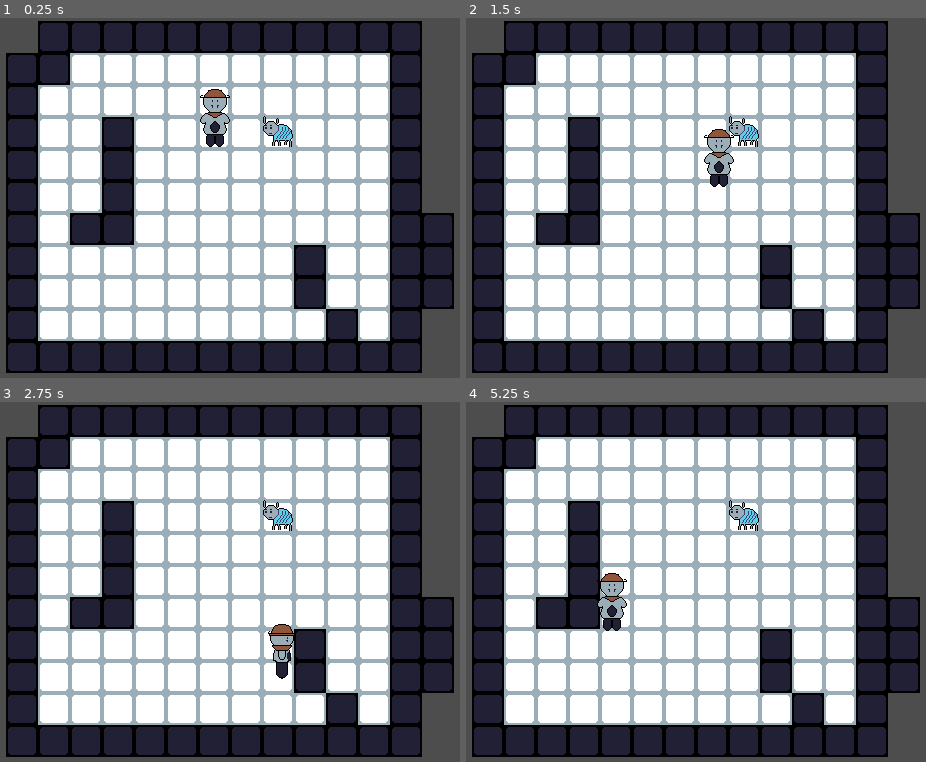
Above: before the commit, frames 1-4 (two rows, left to right).
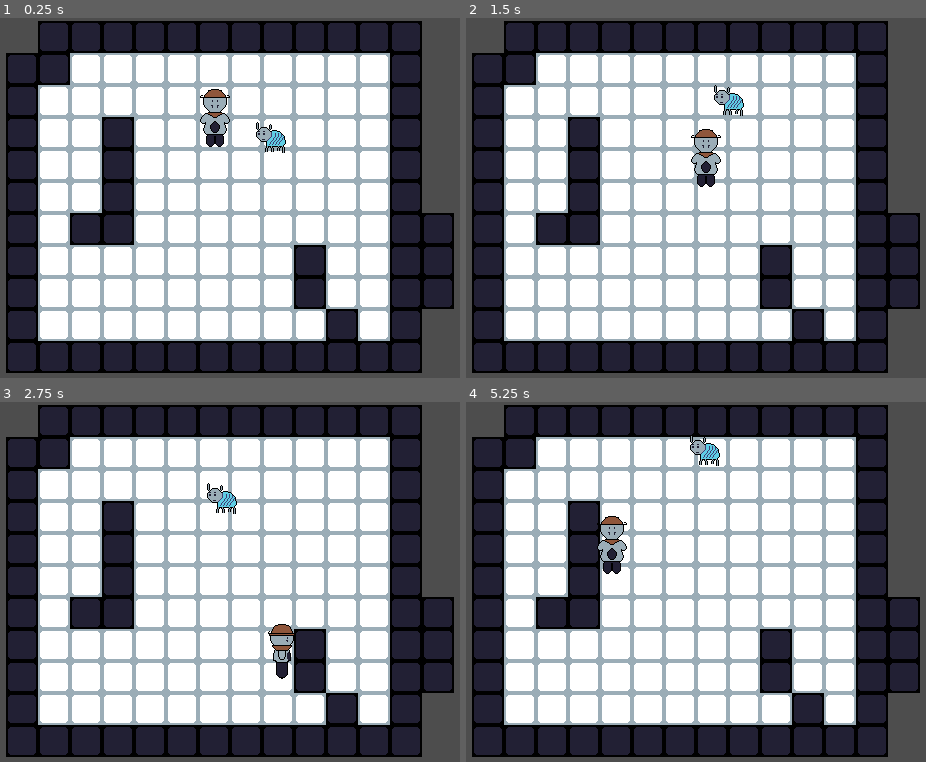
Above: after the commit, the same moments.

Repository: UltimateBlackGuy/Tundralocke
Game: Godot game, scene res://Scenes/root.tscn
Same seed, same stepped clock (60 frames per second), same inputs: the game is played once before the commit and once after it.
Inputs:
- Up to frame 1 (0.25 s): no input
- Up to frame 2 (1.5 s): hold D (right) 0.53-1.28 s; hold Down (down) from 1.28 s (still down)
- Up to frame 3 (2.75 s): release Down (down) at 2.03 s; hold D (right) from 2.03 s (still down)
- Up to frame 4 (5.25 s): release D (right) at 2.78 s; hold W (up) 2.78-3.53 s; hold A (left) 3.53-5.03 s; tap Enter at 5 s; hold Down (down) from 5.03 s (still down)

The runs differ from the first frame. In frame 1, 0.4% of the frame differs, in the area x 55-64%, y 27-38%; in frame 2, 1.4%; in frame 3, 0.6%; in frame 4, 1.9%, in the area x 28-64%, y 9-64%.

Commit message:
Finished Wandering Behavior
thanks to the big GPT for the math calculations

Diff:
--- a/Scenes/enemy.tscn
+++ b/Scenes/enemy.tscn
@@ -12,12 +12,15 @@
 [sub_resource type="CircleShape2D" id="CircleShape2D_287tu"]
 radius = 136.01471
 
-[node name="Enemy" type="CharacterBody2D" unique_id=1179272460]
+[node name="Enemy" type="CharacterBody2D" unique_id=1179272460 node_paths=PackedStringArray("NavAgent", "wander_area")]
 light_mask = 4
 visibility_layer = 7
 motion_mode = 1
 wall_min_slide_angle = 0.0
 script = ExtResource("1_1f0kj")
+speed = 40
+NavAgent = NodePath("Navigation/NavigationAgent2D")
+wander_area = NodePath("Aggro/AggroRange")
 
 [node name="CollisionShape2D" type="CollisionShape2D" parent="." unique_id=1888318202]
 position = Vector2(2, 2)
@@ -52,3 +55,4 @@
 [connection signal="timeout" from="Navigation/RecalcNavigation" to="." method="_on_recalc_navigation_timeout"]
 [connection signal="area_entered" from="Aggro/AggroRange" to="." method="_on_aggro_range_area_entered"]
 [connection signal="area_entered" from="Aggro/DeAggroRange" to="." method="_on_de_aggro_range_area_entered"]
+[connection signal="area_exited" from="Aggro/DeAggroRange" to="." method="_on_de_aggro_range_area_exited"]
--- a/Scenes/testEnemy.gd
+++ b/Scenes/testEnemy.gd
@@ -2,39 +2,54 @@
 extends CharacterBody2D
 
 enum STATES {Idle, Wandering, Chasing}
-var currentState = STATES.Idle
+var currentState = STATES.Wandering
 
 #don't know why I need to use enum but it works
 
 @export var speed: int
 @export var NavAgent: NavigationAgent2D
+@export var wander_area: Area2D
 
 var target_node = null
 
 func _ready():
-	pass
+	randomize()
 
-func _process(delta: float) -> void:
+func _physics_process(delta: float) -> void:
 	 #will set up the states soon enough just lazy rn also the FUCK is elif
 	if currentState == STATES.Idle:
 		pass
 	elif currentState == STATES.Wandering:
-		pass
+		if NavAgent.is_navigation_finished(): #so it doesn't refresh every frame
+			var random_point = get_random_point_in_wander_area()
+			NavAgent.target_position = random_point
+		move_along_path()
 	elif currentState == STATES.Chasing:
 		pass
 
 
-func makePath(navAgent):
-	pass
+func move_along_path():
+	var dir = to_local(NavAgent.get_next_path_position()).normalized()
+	velocity = dir * speed
+	move_and_slide()
+
+func get_random_point_in_wander_area():
+	var shape = wander_area.get_node("CollisionShape2D").shape
+	var radius = shape.radius
+
+	var angle = randf_range(0, TAU) #Tau is just the full circle
+	var r = radius * sqrt(randf()) #so it won't be close to the center
+
+	var offset = Vector2(cos(angle), sin(angle)) * r #jumbled math bs
+	return wander_area.global_position + offset #returns the random point for use
 
 func _on_aggro_range_area_entered(area) -> void:
 	if area is Player or area is Alurian:
 		currentState = STATES.Chasing
 
-
-func _on_de_aggro_range_area_entered(area) -> void:
+func _on_de_aggro_range_area_exited(area) -> void:
 	if area is Player or area is Alurian:
-		currentState = STATES.Wandering
+		currentState = STATES.Idle
 
 
 func _on_recalc_navigation_timeout() -> void:
